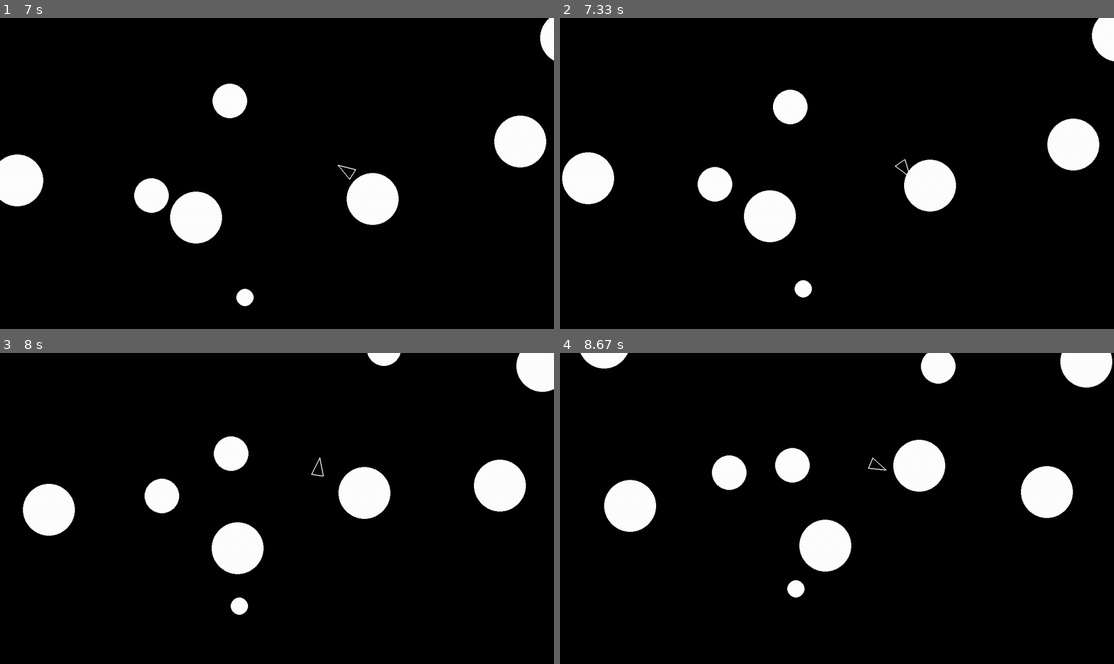
Above: before the commit, frames 1-4 (two rows, left to right).
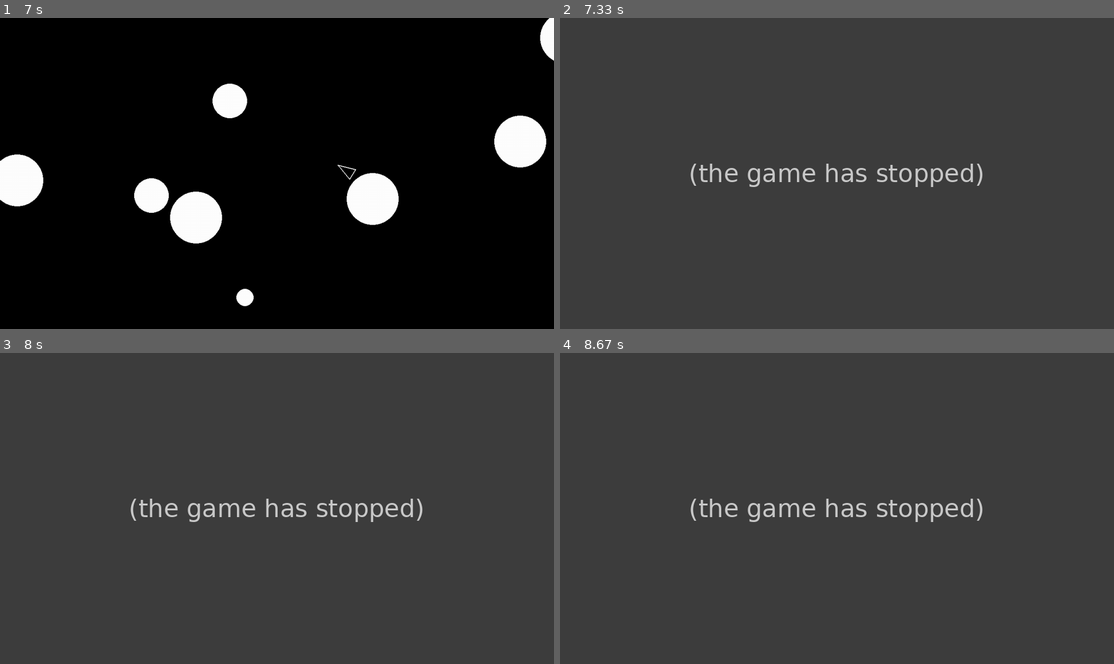
Above: after the commit, the same moments.

Repository: ambi-lapse/pygame_asteroids
Game: pygame game, started from main.py
Two runs of this game, one before a commit and one after it. Both use one fixed random seed, a clock stepped at 60 frames per second and the inputs below.
Inputs:
- Up to frame 1 (7 s): hold A 0.33-0.87 s; hold S 0.9-1.2 s; hold A 1.23-1.63 s; hold W 1.67-2.03 s; hold D 2.07-2.7 s; hold S 2.73-3.1 s; hold A 3.13-3.6 s; hold D 3.63-4.1 s; hold W 4.13-4.43 s; hold D 4.47-4.93 s; hold A 4.97-5.5 s; hold S 5.53-5.83 s; hold A 5.87-6.27 s; hold W 6.3-6.67 s; hold D from 6.7 s (still down)
- Up to frame 2 (7.33 s): keep holding D
- Up to frame 3 (8 s): release D at 7.33 s; hold S 7.37-7.73 s; hold A from 7.77 s (still down)
- Up to frame 4 (8.67 s): release A at 8.23 s; hold D from 8.27 s (still down)

Frame 1 is identical in both runs. In frame 2, 100% of the frame differs, in the area x 0-100%, y 0-100%; in frame 3, 100%; in frame 4, 100%.
After the commit the program exited at 7.17 s; later frames show no game.

Commit message:
game ends on player colliding with asteroid, shooting in progress

Diff:
--- a/circleshape.py
+++ b/circleshape.py
@@ -20,3 +20,9 @@
     def update(self, dt):
         # sub-classes must override
         pass
+
+    def collision(self, other):
+        if self.position.distance_to(other.position) < self.radius + other.radius:
+            return True
+        else:
+            return False
--- a/constants.py
+++ b/constants.py
@@ -10,3 +10,6 @@
 PLAYER_RADIUS = 20
 PLAYER_TURN_SPEED = 10
 PLAYER_SPEED = 5
+
+SHOT_RADIUS = 5
+PLAYER_SHOOT_SPEED = 5
--- a/main.py
+++ b/main.py
@@ -1,4 +1,4 @@
-import pygame
+import pygame, sys
 from constants import *
 from player import *
 from asteroid import *
@@ -21,10 +21,12 @@
     update_group = pygame.sprite.Group()
     draw_group = pygame.sprite.Group()
     asteroid_group = pygame.sprite.Group()
+    shot_group = pygame.sprite.Group()
 
     Asteroid.containers = (update_group, draw_group, asteroid_group)
     Player.containers = (update_group, draw_group)
     AsteroidField.containers = (update_group)
+    Shot.containers = (update_group, draw_group, shot_group)
 
 
     player = Player(SCREEN_WIDTH/2, SCREEN_HEIGHT/2, PLAYER_RADIUS)
@@ -46,9 +48,17 @@
         rt = game_clock.tick(60)
         dt = rt/1000
         screen.fill("black")
+
         update_group.update(dt)
+
         for obj in draw_group:
             obj.draw(screen)
+
+        for roid in asteroid_group:
+            if player.collision(roid):
+                print("Game Over")
+                sys.exit()
+
         pygame.display.flip()
 
 
--- a/player.py
+++ b/player.py
@@ -35,7 +35,28 @@
             self.move(dt+1)
         if keys[pygame.K_s]:
             self.move(dt-1)
+        if keys[pygame.K_SPACE]:
+            self.shoot()
+            print("Fire!")
 
     def move(self, dt):
         forward = pygame.Vector2(0, 1).rotate(self.rotation)
         self.position += forward * PLAYER_SPEED * dt
+
+
+
+    def shoot(self):
+        self.velocity = (pygame.Vector2(0, 1).rotate(self.rotation))
+
+
+class Shot(CircleShape):
+    def __init__(self, pos, radius):
+        self.position = pos
+        self.radius = radius
+
+    def draw(self, screen):
+        pygame.draw.circle(screen, "white", self.position, self.radius)
+
+
+    def update(self, dt):
+        self.position += (self.velocity*dt)
